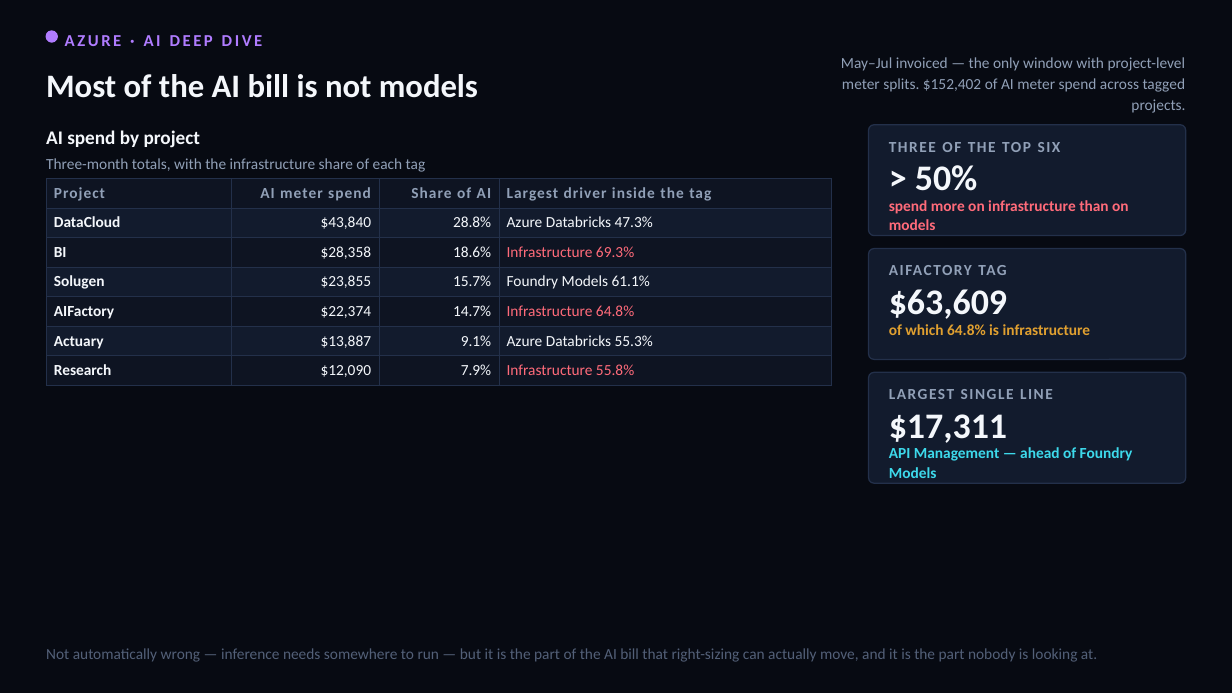
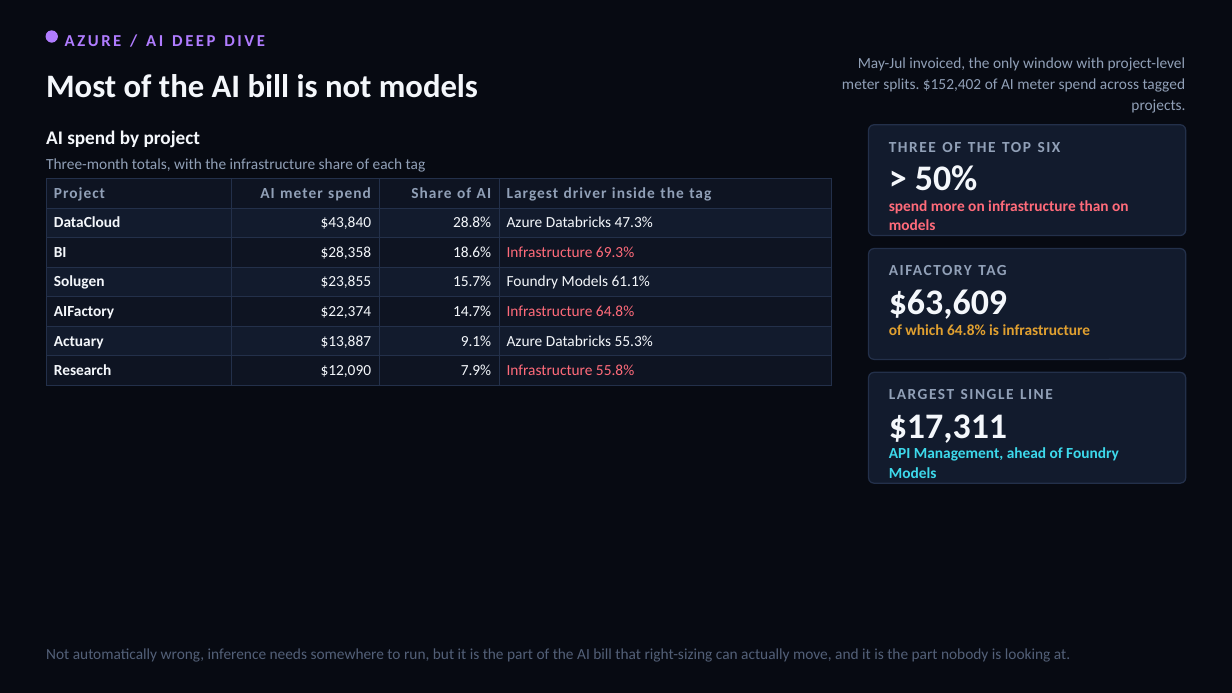
Before and after one commit to arielga5-code/Finops, a slide deck: slide 8 of deck/Harel_Cloud_Cost_CIO_v34.pptx. Drawn at 1232x693 pixels with LibreOffice and Linux fonts; fonts in the diff are those of the drawing. Boxes give left, top, right and bottom in pixels: in the first picture for what was removed or moved away, otherwise in the second. Text is boxed around its words. In the diff, an @@ line names an element or a change of style, - is before the commit and + after.

```diff
--- a/deck/Harel_Cloud_Cost_CIO_v34.pptx
+++ b/deck/Harel_Cloud_Cost_CIO_v34.pptx
@@ text at <box>65,35,265,46</box>: text changed @@
-AZURE · AI DEEP DIVE
+AZURE / AI DEEP DIVE
@@ text at <box>842,57,1186,113</box>: text changed @@
-May–Jul invoiced — the only window with project-level meter splits. $152,402 of AI meter spend across tagged projects.
+May-Jul invoiced, the only window with project-level meter splits. $152,402 of AI meter spend across tagged projects.
@@ text at <box>889,447,1119,478</box>: text changed @@
-API Management — ahead of Foundry Models
+API Management, ahead of Foundry Models
@@ text at <box>46,648,1070,662</box>: text changed @@
-Not automatically wrong — inference needs somewhere to run — but it is the part of the AI bill that right-sizing can actually move, and it is the part nobody is looking at.
+Not automatically wrong, inference needs somewhere to run, but it is the part of the AI bill that right-sizing can actually move, and it is the part nobody is looking at.
```
Also in this commit, not shown: 32 other slides changed, 11 other files.
